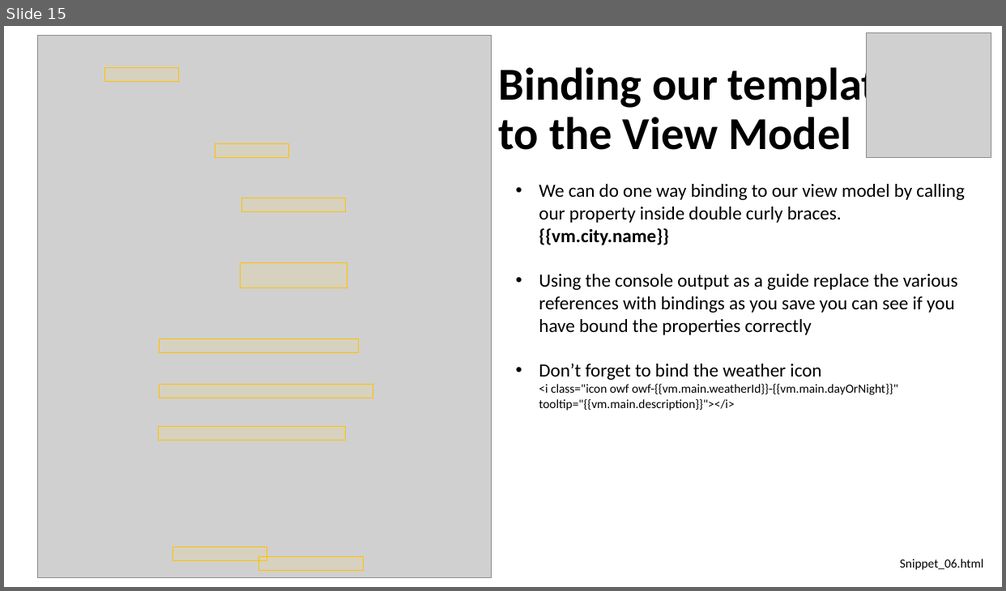
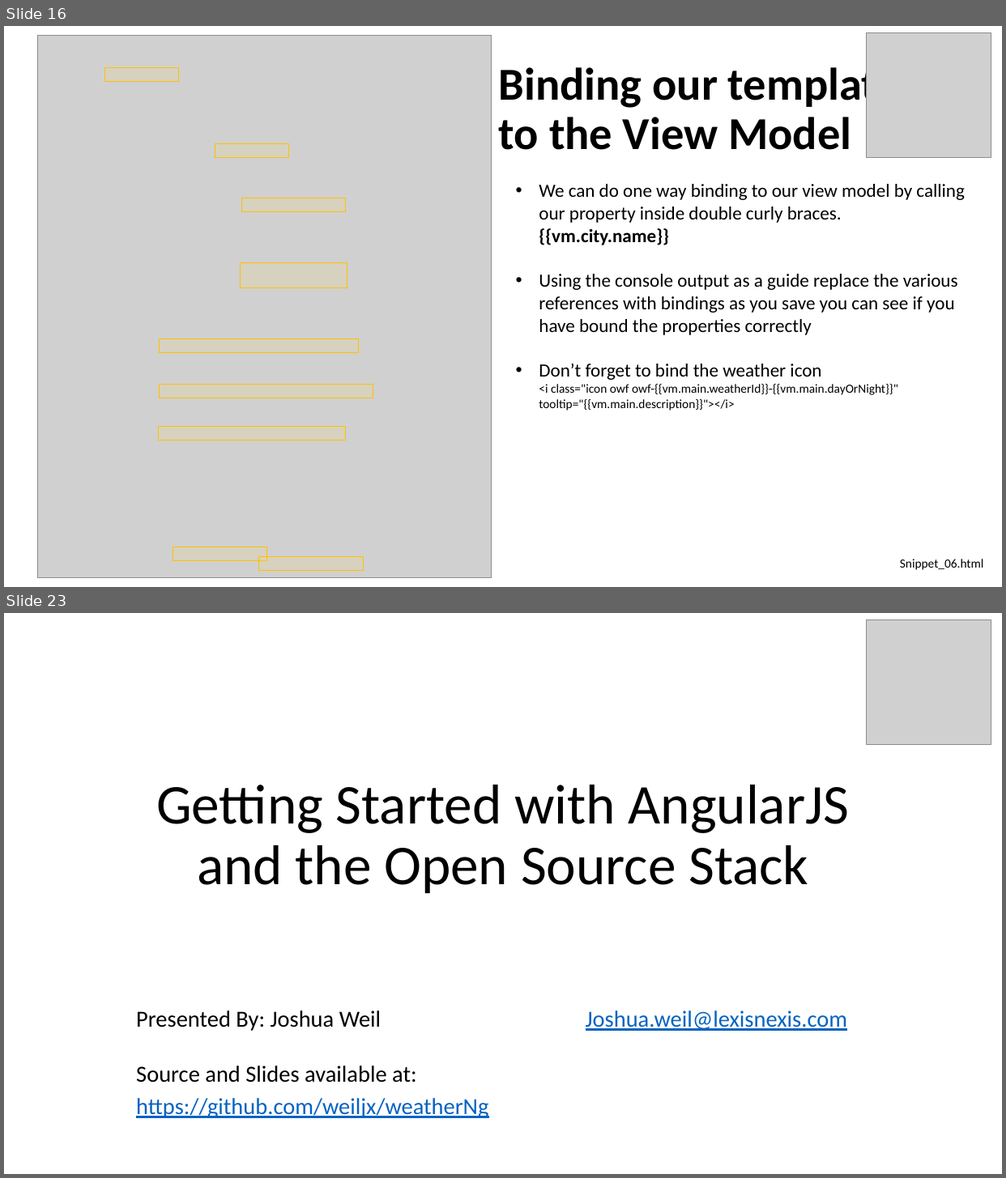
Before and after one commit to weiljx/weatherNg, a slide deck: Getting Started with Angular.pptx. Shown one above the other, each under a label of ours: slide 15 before the commit, slides 16 and 23 after it; the slides between them are not shown. The pictures are 1006x591 and 1006x1178 pixels, drawn with LibreOffice and Linux fonts; fonts in the diff are those of the drawing; grey boxes stand for pictures. Boxes give left, top, right and bottom in pixels: in the first picture for what was removed or moved away, otherwise in the second. Text is boxed around its words. In the diff, an @@ line names an element or a change of style, - is before the commit and + after.

```diff
--- a/Getting Started with Angular.pptx
+++ b/Getting Started with Angular.pptx
@@ slide 23 added at (4, 613, 1002, 1174), background #FFFFFF @@
@@ picture added at (867, 619, 991, 745) @@
@@ title added at (156, 785, 849, 894), 54 pt, text #000000 @@
+Getting Started with AngularJS and the Open Source Stack
@@ subtitle added at (136, 1011, 488, 1118), 22.2 pt, text #0563C1, underline @@
+Presented By: Joshua Weil Joshua.weil@lexisnexis.com
+Source and Slides available at:
+https://github.com/weiljx/weatherNg
@@ what was slide 15 is now slide 16 @@
```
Also in this commit, not shown: 1 slide changed, 6 other slides added, 4 other files.
